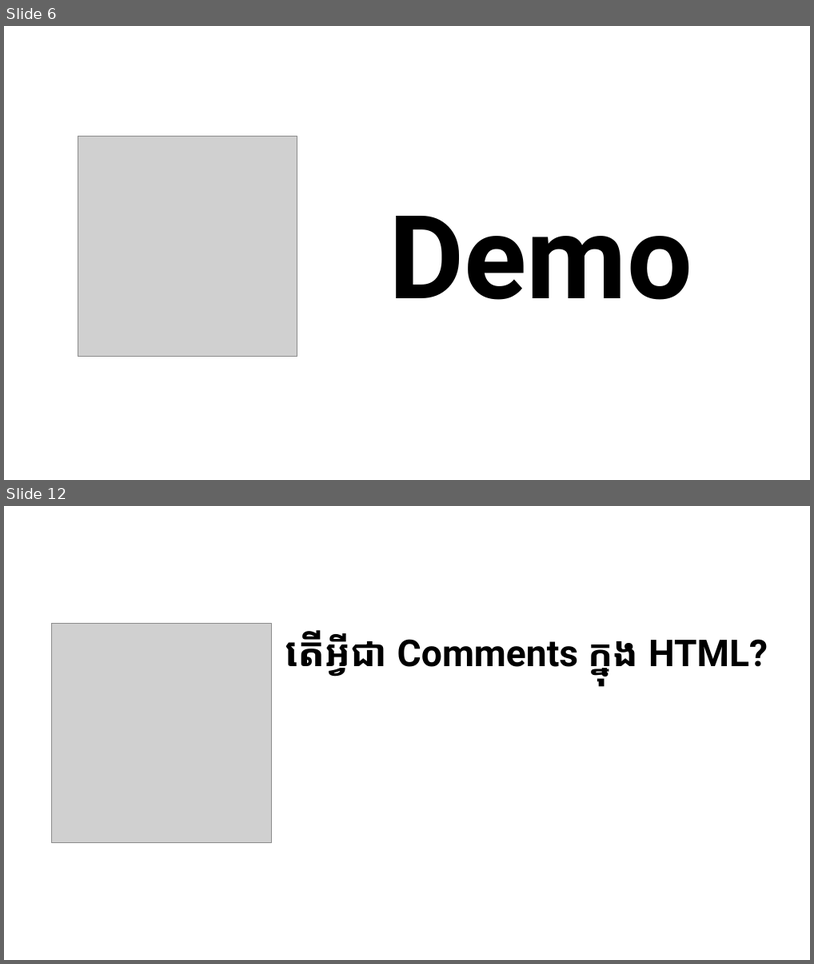
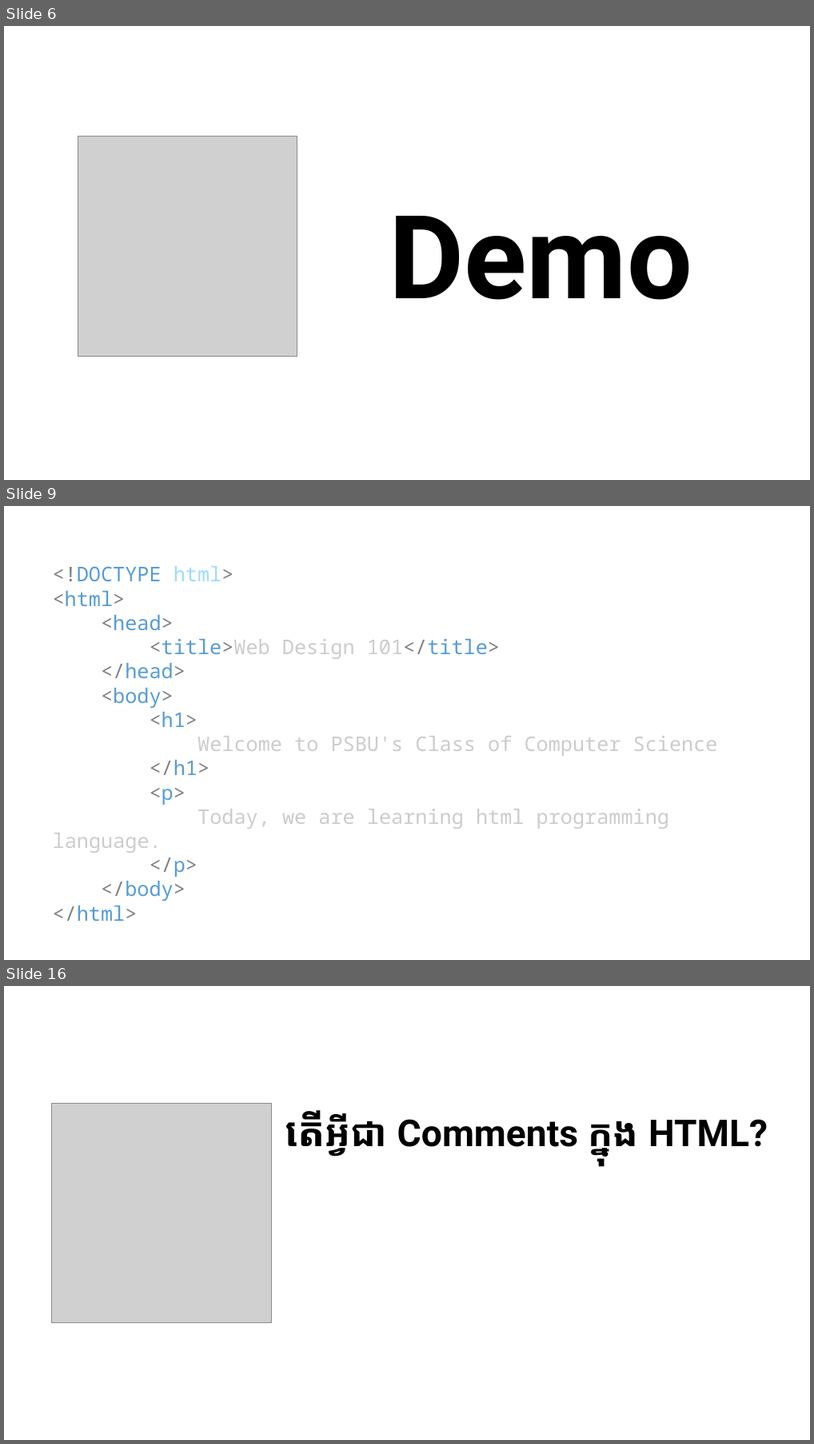
Before and after one commit to LykheangPeng/KHWebDesign101, a slide deck: Slide/Web Design 2.pptx. Shown one above the other, each under a label of ours: slides 6 and 12 before the commit, slides 6, 9 and 16 after it; the slides between them are not shown. The pictures are 814x964 and 814x1444 pixels, drawn with LibreOffice and Linux fonts; fonts in the diff are those of the drawing; grey boxes stand for pictures. Boxes give left, top, right and bottom in pixels: in the first picture for what was removed or moved away, otherwise in the second. Text is boxed around its words. In the diff, an @@ line names an element or a change of style, - is before the commit and + after.

```diff
--- a/Slide/Web Design 2.pptx
+++ b/Slide/Web Design 2.pptx
@@ slide 9 added at (4,506,810,960), background #FFFFFF @@
@@ text added at (53,566,718,900), 24 pt, text #CCCCCC @@
+<!DOCTYPE html>
+<html>
+<head>
+<title>Web Design 101</title>
+</head>
+<body>
+<h1>
+Welcome to PSBU's Class of Computer Science
+</h1>
+<p>
+Today, we are learning html programming language.
+</p>
+</body>
+</html>
@@ what was slide 12 is now slide 16 @@
```
Also in this commit, not shown: 6 slides changed, 12 other slides added, 4 other files.
